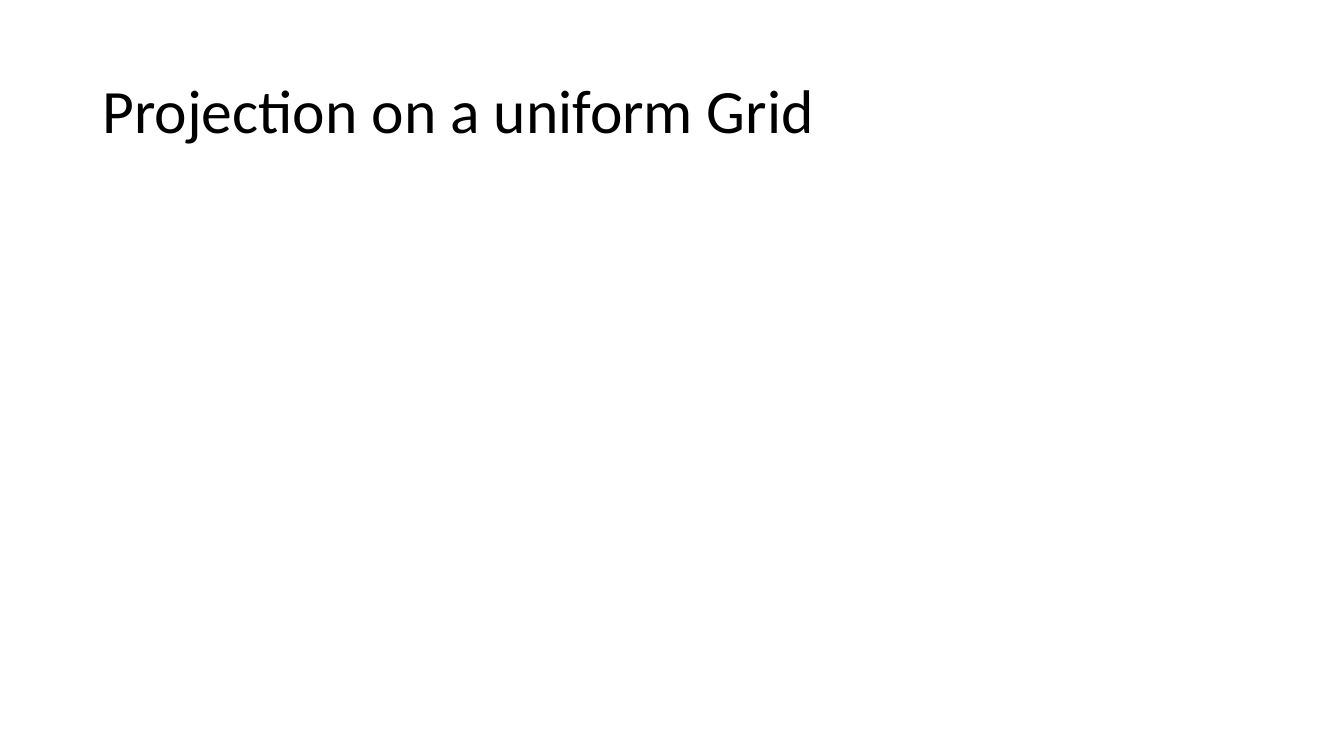
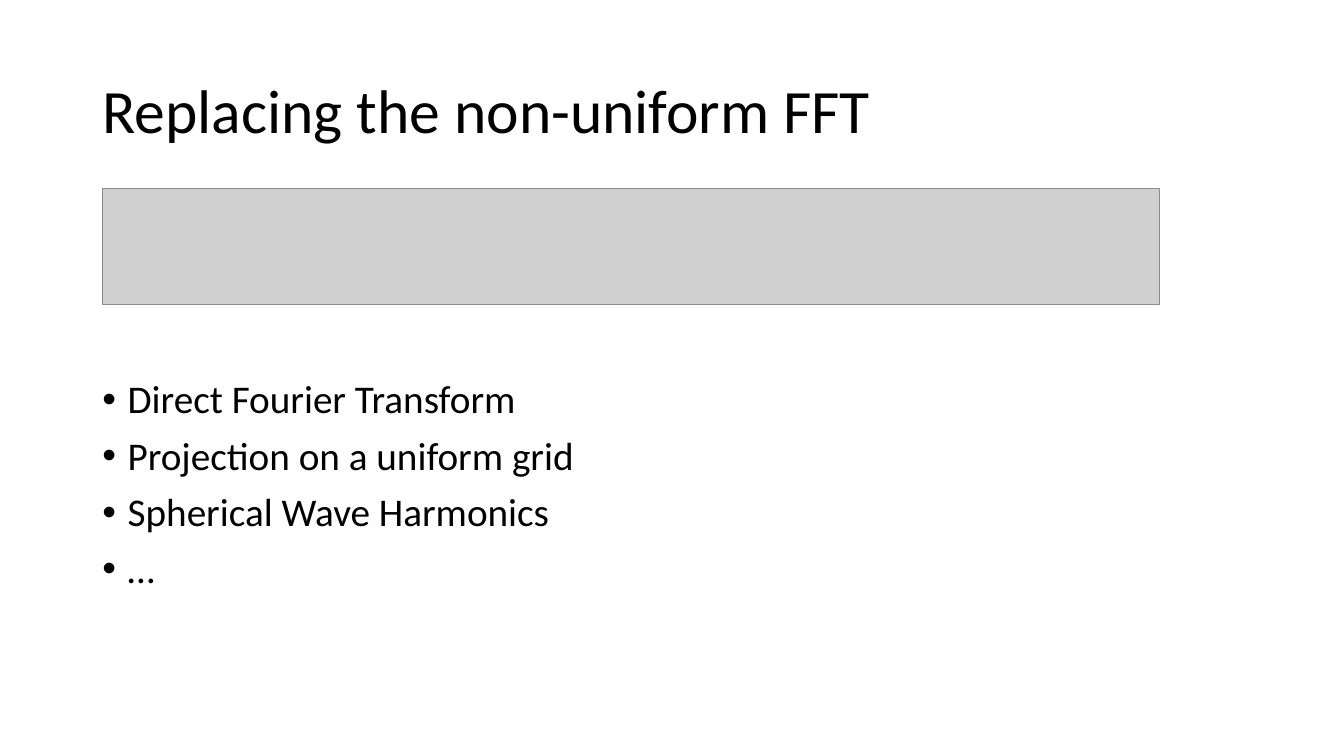
Before and after one commit to lord-blueberry/p8-doc, a slide deck: slide 27 of pp8.pptx (slide 19 before the commit). Drawn at 1344x756 pixels with LibreOffice and Linux fonts; fonts in the diff are those of the drawing; grey boxes stand for pictures. Boxes give left, top, right and bottom in pixels: in the first picture for what was removed or moved away, otherwise in the second. Text is boxed around its words. In the diff, an @@ line names an element or a change of style, - is before the commit and + after.

Commit message:
updated pp8

```diff
--- a/pp8.pptx
+++ b/pp8.pptx
@@ title at (102, 90, 870, 144): text changed @@
-Projection on a uniform Grid
+Replacing the non-uniform FFT
@@ picture added at (103, 189, 1160, 304) @@
@@ rectangle added at (617, 189, 674, 280), fill #C55A11, outline #43739E 1 pt @@
@@ text added at (128, 386, 574, 533), 28 pt, text #000000 @@
+• Direct Fourier Transform
+• Projection on a uniform grid
+• Spherical Wave Harmonics
+• …
```
Also in this commit, not shown: 13 other slides changed, 10 slides added, 14 slides removed.
